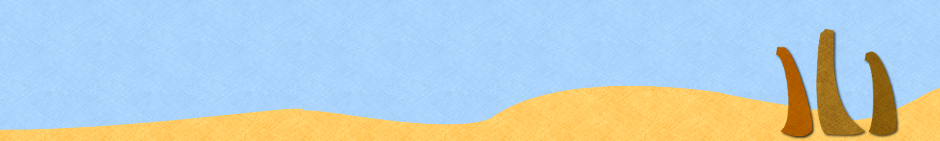
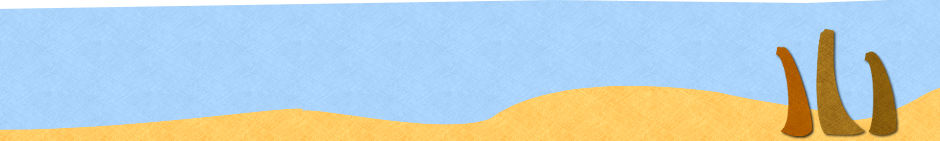
Before/after of a 940×141 layered artwork. What changed in the layer stack:
added layer "sky2" above "sky" over 0, 0, 888, 9
renamed "New Layer" to "sky", hid it over 0, 0, 888, 9
